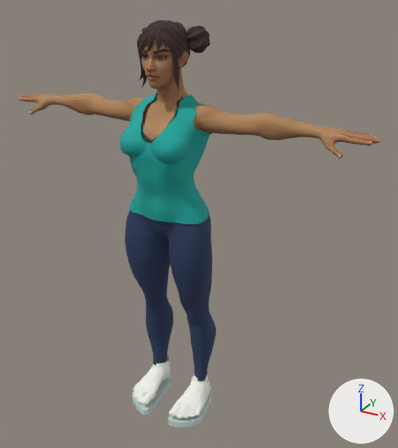
Before and after pictures for a commit that changed the glTF model docs/lab/characters/running-woman/running-woman-run.glb.
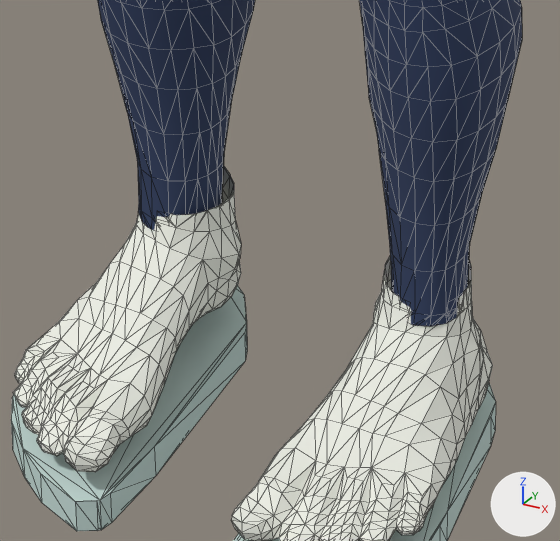
Each version is shown whole from a camera (50 mm lens) standing at (1.117, -1.762, 1.845) and looking at (0.099, 0.09, 0.919), then close up on the part from 33% to 56% of the width and 73% to 93% of the height. The lights are fixed; the arrows at lower right show +X, +Y and +Z. The older version's two pictures come first. The close-ups show mesh edges as thin lines.

Script lines for the objects in view, before the commit:
```python
me_mesh_10 = bpy.data.meshes.new('Mesh_10')
me_mesh_10.from_pydata(...)  # 413 vertices, 784 faces; spans x 0.054..0.181, y -0.134..0.136, z 0.04..0.158
me_mesh_10.materials.append(mat_running_shoe_upper)  # white #f1f3e9
me_mesh_2 = bpy.data.meshes.new('Mesh_2')
me_mesh_2.from_pydata(...)  # 468 vertices, 871 faces; spans x 0.0..0.198, y -0.084..0.155, z 0.141..0.894
me_mesh_2.materials.append(mat_navy_yoga_leggings)  # dark blue #29395c
me_mesh_3 = bpy.data.meshes.new('Mesh_3')
me_mesh_3.from_pydata(...)  # 468 vertices, 871 faces; spans x -0.198..0.0, y -0.084..0.155, z 0.141..0.894
me_mesh_3.materials.append(mat_navy_yoga_leggings)  # dark blue #29395c
ob_leggings_l = bpy.data.objects.new('leggings_L', me_mesh_2)
ob_leggings_l.location = (0.0, 0.0, 0.0)
ob_leggings_r = bpy.data.objects.new('leggings_R', me_mesh_3)
ob_leggings_r.location = (0.0, 0.0, 0.0)
ob_shoe_l = bpy.data.objects.new('shoe_L', me_mesh_10)
ob_shoe_l.location = (0.0, 0.0, 0.0)
# also in view: 'sole_R' at (-0.118, 0.001, 0.017); 'shoe_R' at (-0.118, 0.001, 0.099); 'sole_L' at (0.118, 0.001, 0.017)
```
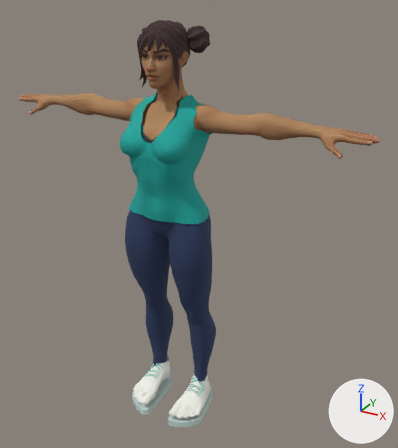
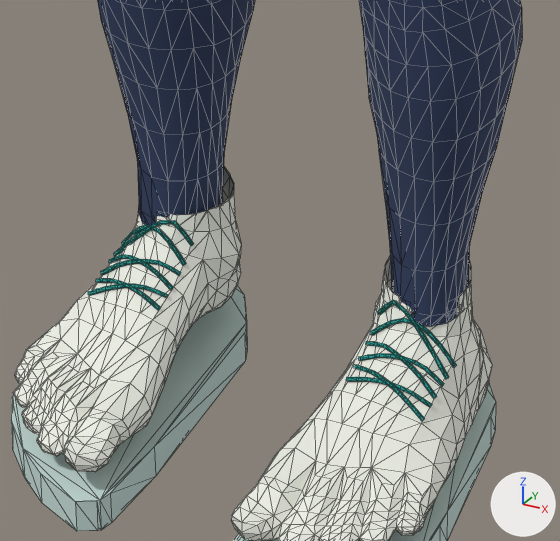
Boxes (x1, y1, x2, y2) around the edits, measured in the close-ups (560 x 541 px):
```json
{"object": "laces_L", "change": "added", "after": [346, 300, 456, 421], "on screen": "cyan"}
{"object": "laces_R", "change": "added", "after": [88, 220, 194, 310], "on screen": "cyan"}
```

The change, as JSON lines over the scene's bpy script:
```json
{"op": "add", "block": "me_mesh_14", "code": ["me_mesh_14 = bpy.data.meshes.new('Mesh_14')", "me_mesh_14.from_pydata(...)  # 216 vertices, 384 faces; spans x -0.1524..-0.0837, y 0.0006..0.0542, z 0.0942..0.1537", "me_mesh_14.materials.append(mat_teal_athletic_tank)  # cyan #16a59c"]}
{"op": "add", "block": "me_mesh_11_1", "code": ["me_mesh_11_1 = bpy.data.meshes.new('Mesh_11')", "me_mesh_11_1.from_pydata(...)  # 216 vertices, 384 faces; spans x 0.0836..0.1524, y 0.0006..0.0542, z 0.0941..0.1537", "me_mesh_11_1.materials.append(mat_teal_athletic_tank)  # cyan #16a59c"]}
{"op": "add", "block": "ob_laces_r", "code": ["ob_laces_r = bpy.data.objects.new('laces_R', me_mesh_14)", "ob_laces_r.location = (0.0, 0.0, 0.0)"]}
{"op": "add", "block": "ob_laces_l", "code": ["ob_laces_l = bpy.data.objects.new('laces_L', me_mesh_11_1)", "ob_laces_l.location = (0.0, 0.0, 0.0)"]}
```
